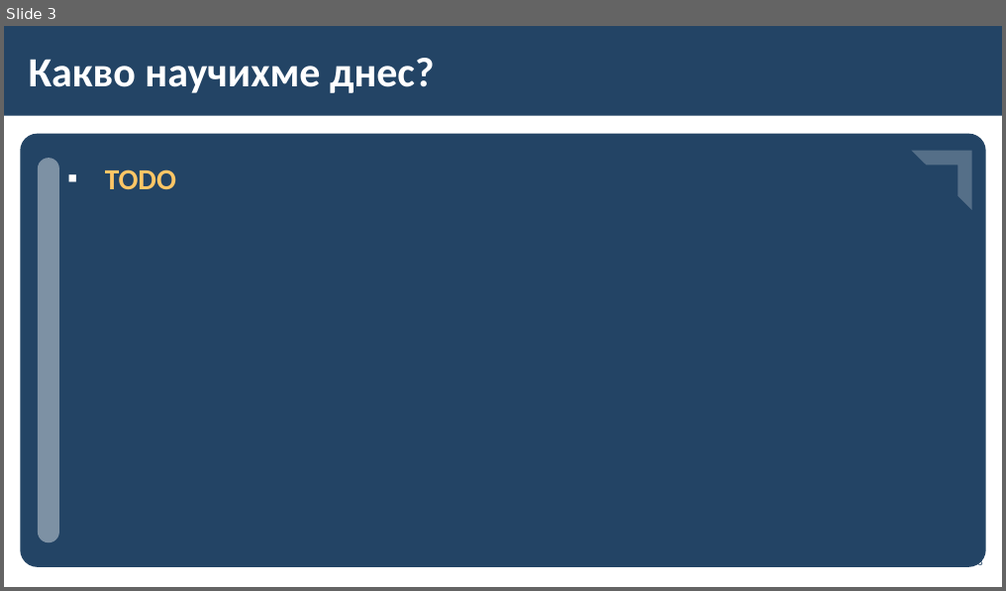
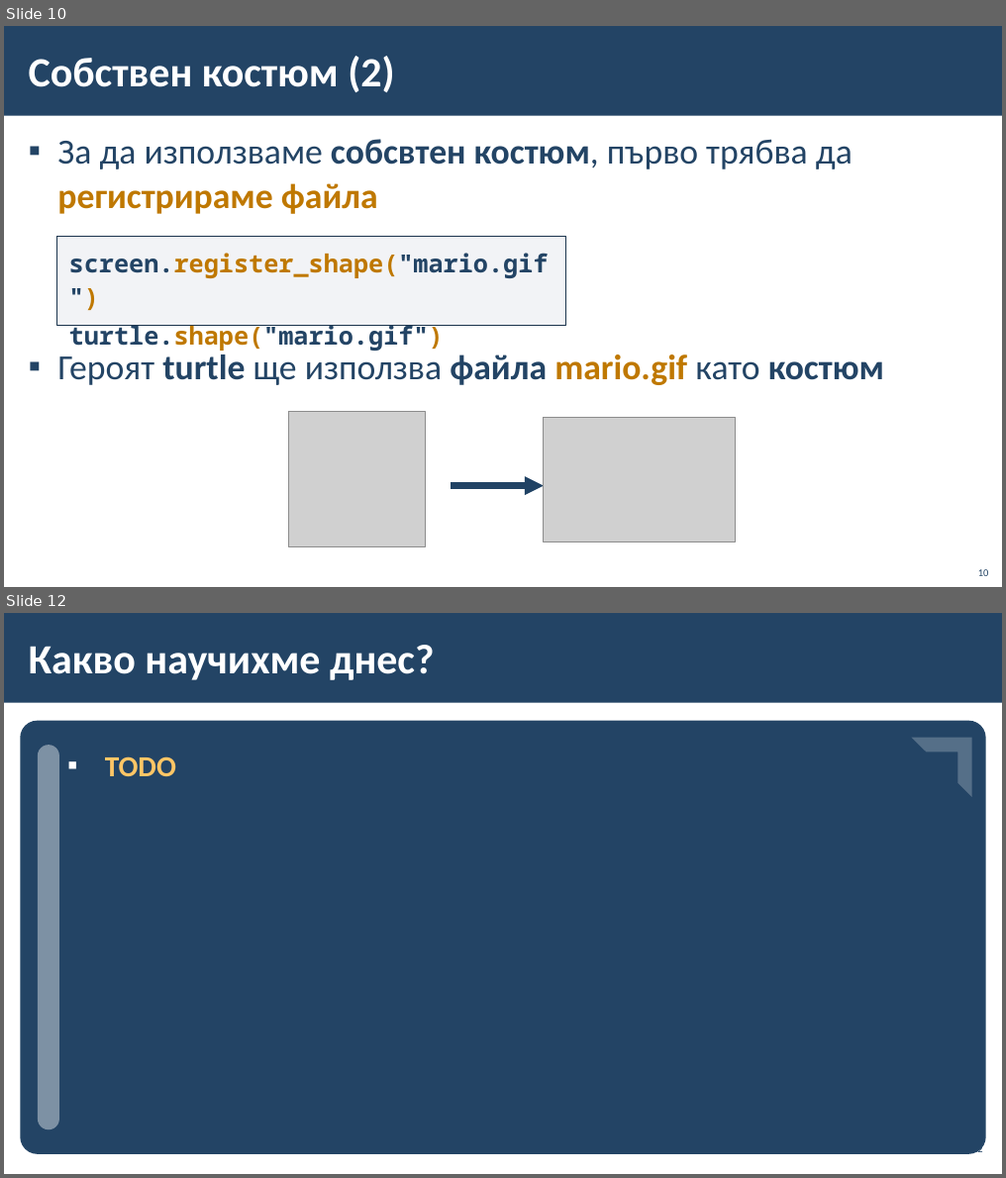
Before and after one commit to BG-IT-Edu/School-Programming, a slide deck: Courses/Computer-Modeling-and-IT/Computer-Modeling-and-IT-6-Class/32-Creating-and-Modifying-a-Character/32-Creating-and-Modifying-a-Character.pptx. Shown one above the other, each under a label of ours: slide 3 before the commit, slides 10 and 12 after it; the slides between them are not shown. The pictures are 1006x591 and 1006x1178 pixels, drawn with LibreOffice and Linux fonts; fonts in the diff are those of the drawing; grey boxes stand for pictures; background and template pictures are left out. Boxes give left, top, right and bottom in pixels: in the first picture for what was removed or moved away, otherwise in the second. Text is boxed around its words. In the diff, an @@ line names an element or a change of style, - is before the commit and + after.

```diff
--- a/Courses/Computer-Modeling-and-IT/Computer-Modeling-and-IT-6-Class/32-Creating-and-Modifying-a-Character/32-Creating-and-Modifying-a-Character.pptx
+++ b/Courses/Computer-Modeling-and-IT/Computer-Modeling-and-IT-6-Class/32-Creating-and-Modifying-a-Character/32-Creating-and-Modifying-a-Character.pptx
@@ slide 10 added at (x1=4, y1=26, x2=1002, y2=587), background #FFFFFF; not listed: 1 template element that a slide beside it also shows @@
@@ title added at (x1=29, y1=56, x2=394, y2=92), 40 pt, text #FFFFFF, bold @@
+Собствен костюм (2)
@@ text added at (x1=57, y1=139, x2=884, y2=385), 34 pt, text #234465, bold @@
+▪ За да използваме собсвтен костюм, първо трябва да регистрираме файла
+▪ Героят turtle ще използва файла mario.gif като костюм
@@ rectangle added at (x1=57, y1=236, x2=565, y2=325), fill #ADB4C3 at 15% opacity, outline #1A334C 1 pt, 24 pt, text #234465, bold @@
+screen.register_shape("mario.gif")
+turtle.shape("mario.gif")
@@ picture added at (x1=289, y1=411, x2=426, y2=548) @@
@@ picture added at (x1=544, y1=417, x2=736, y2=543) @@
@@ arrow added from (450, 486) to (544, 486), #214364 6 pt @@
@@ page number added at (x1=978, y1=570, x2=989, y2=576), 10 pt, text #234465 @@
+10
@@ what was slide 3 is now slide 12 @@
```
Also in this commit, not shown: 2 slides changed, 8 other slides added, 3 other files.
